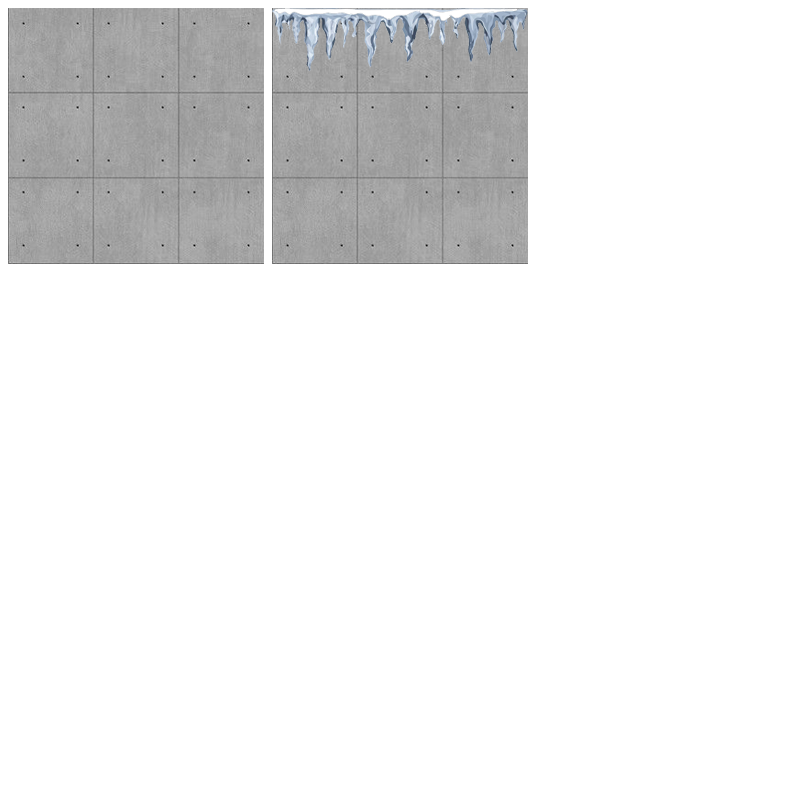
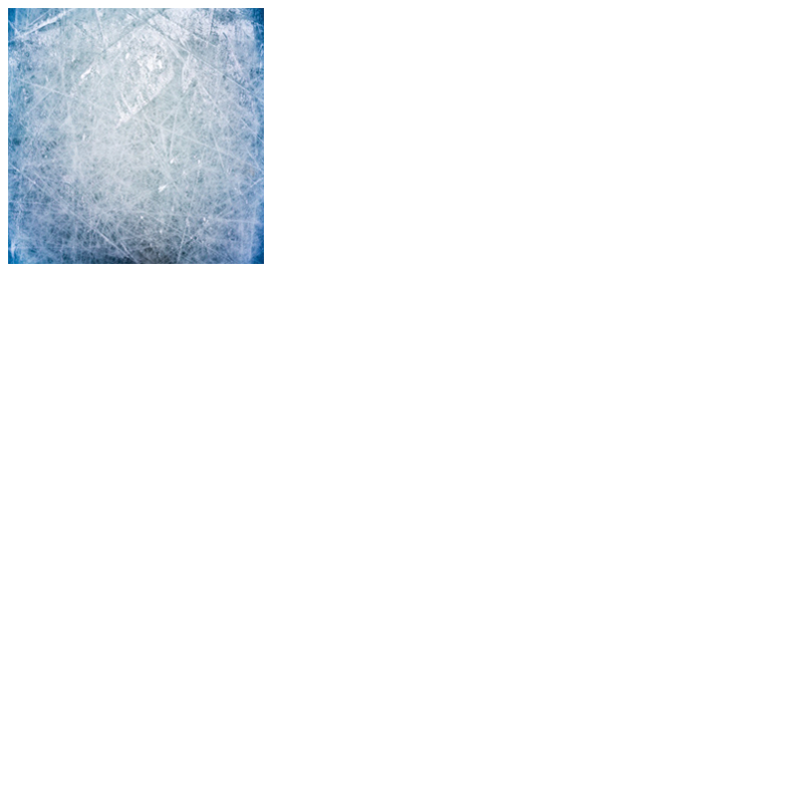
Layers edited between the first and the second 800 × 800 image:
hid "snow копия 2" over (8, 8, 528, 264)
showed group "ice" (2 layers) over (8, 8, 264, 264)
painted on "Слой 9" over (8, 8, 263, 264)
hid group "stone" (4 layers) over (8, 8, 528, 264)
hid group "background" (2 layers) over (8, 8, 528, 264)
